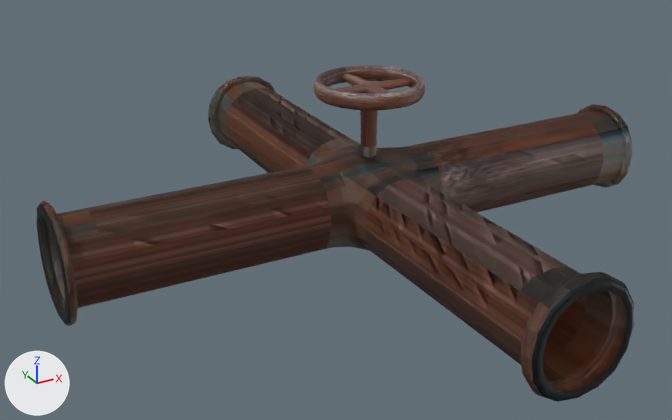
What one commit did to the Blender file Blender/Pipepart3.blend.
Camera for both pictures: a camera (50 mm lens) standing at (-9.9, -16.52, 8.09) and looking at (-0.9, -0.16, -0.09). Every picture has the same lights, and +X, +Y and +Z are marked at lower left.
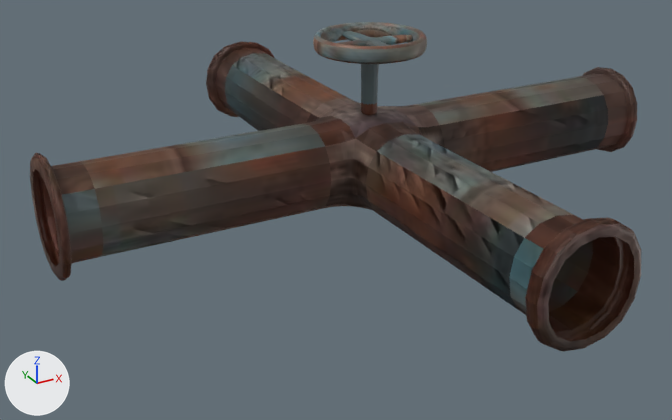
Boxes (x1, y1, x2, y2) around the edits, measured in the pictures (672 x 420 px):
'Cube', surface changed, moved: before (37, 76, 634, 402); after (30, 41, 641, 351)
'Cube.001', surface changed, moved: before (314, 65, 425, 158); after (313, 22, 427, 115)

The change, as a list of edits to the scene's bpy script:
```text
Change mat_material:
    mat_material.texture: img_download_jpg -> img_images_jpg
Change mat_material_001:
    mat_material_001.texture: img_images_jpg -> img_download_jpg
Change me_cube:
    where me_cube.from_pydata(...)  # 120 vertices, 114 faces; spans x -7.02..7.03, y -7.05..7.04, z -1.33..1.33
    used by ob_cube; location = (0.0, 0.0, 0.0)
    me_cube part 1: texture (UV) coordinates of 114 of 114 faces, centred in x -7.0..7.02, y -7.03..7.03, z -1.33..1.33, changed; they spanned u 0.0..0.62, v 0.0..1.0 and now span u 0.0..0.98, v 0.0..1.0
Change me_cube_001:
    where me_cube_001.from_pydata(...)  # 176 vertices, 174 faces; spans x -1.2..1.2, y -1.2..1.2, z -1.04..0.72
    used by ob_cube_001; location = (0.0, 0.0, 2.0)
    me_cube_001 part 2: texture (UV) coordinates of 174 of 174 faces, centred in x -1.19..1.19, y -1.19..1.19, z -1.04..0.72, changed; they spanned u 0.0..1.0, v 0.0..1.0 and now span u 0.0..0.96, v 0.0..1.0
Change ob_cube:
    ob_cube.location: (0.0, 0.0, 0.0) -> (0.0, 0.0, 0.97)
Change ob_cube_001:
    ob_cube_001.location: (0.0, 0.0, 2.0) -> (0.0, 0.0, 2.96)
```
